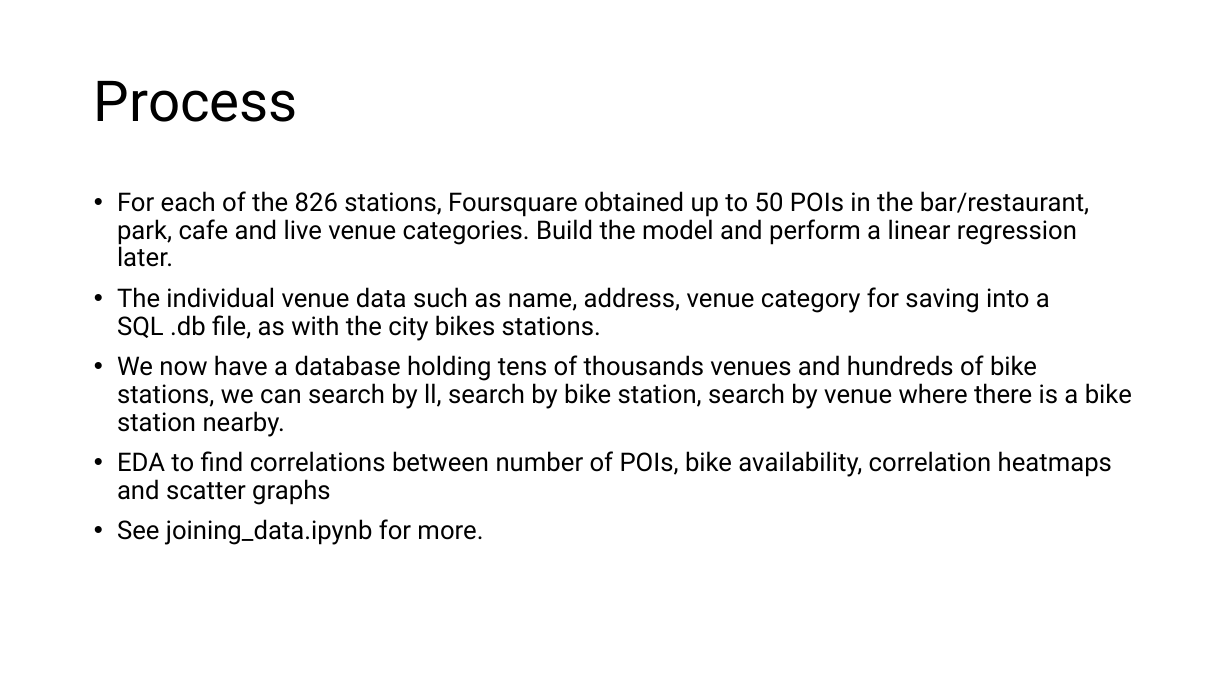
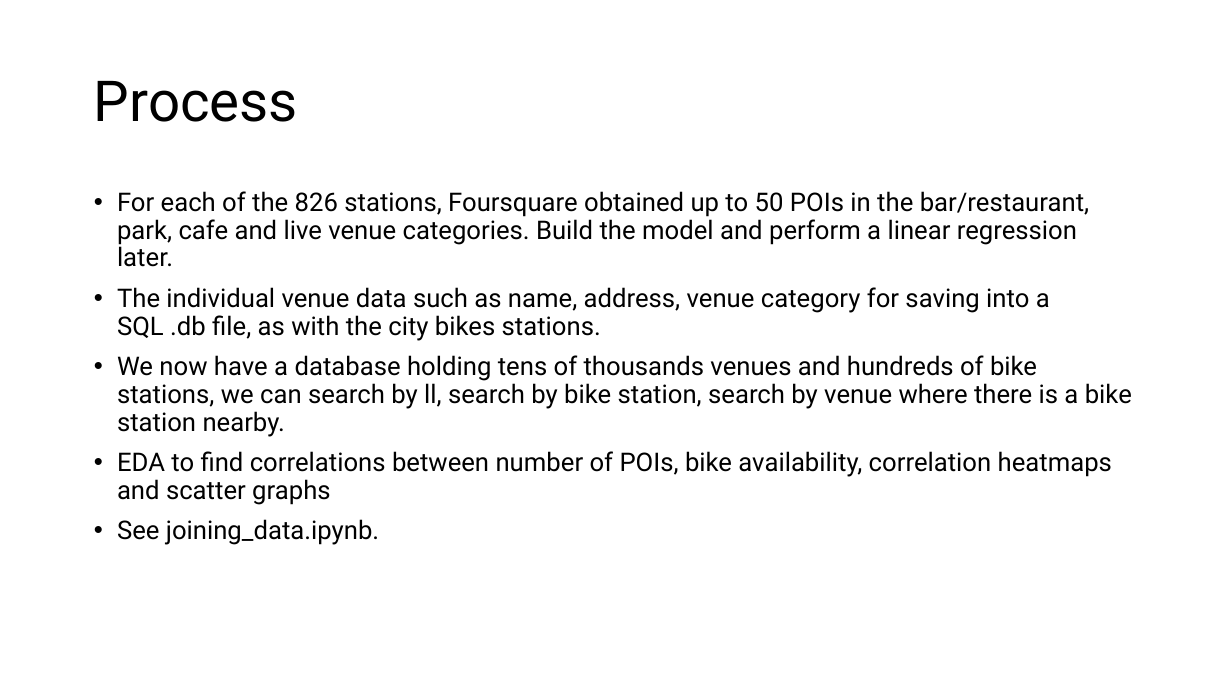
Before and after one commit to tjjdoherty/python-statistical-modelling, a slide deck: slide 4 of python prez.pptx. Drawn at 1232x693 pixels with LibreOffice and Linux fonts; fonts in the diff are those of the drawing. Boxes give left, top, right and bottom in pixels: in the first picture for what was removed or moved away, otherwise in the second. Text is boxed around its words. In the diff, an @@ line names an element or a change of style, - is before the commit and + after.

```diff
--- a/python prez.pptx
+++ b/python prez.pptx
@@ text at bbox=[117, 519, 379, 545]: text changed @@
-• See joining_data.ipynb for more.
+• See joining_data.ipynb.
```
Also in this commit, not shown: 2 other slides changed, 1 other file.
